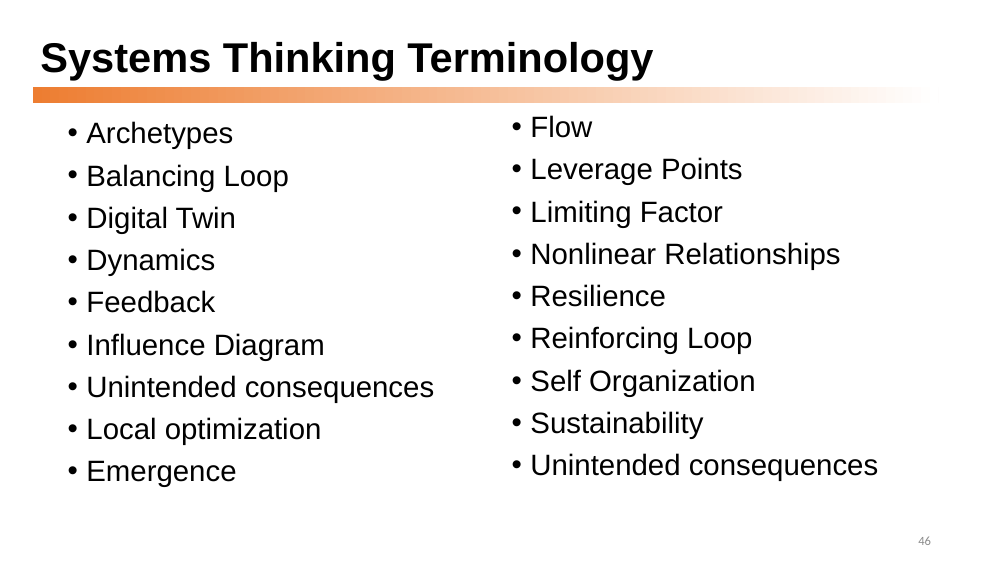
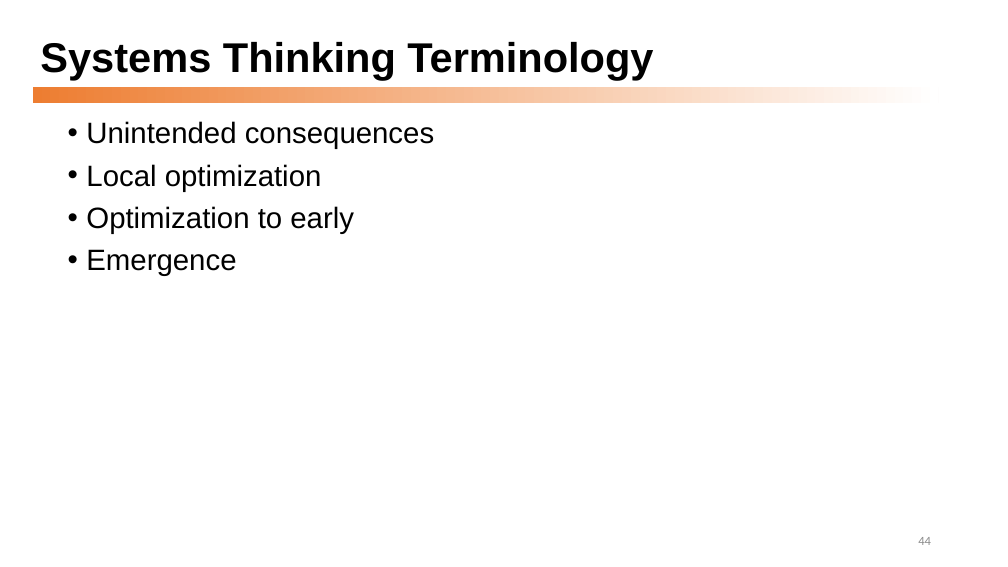
Before and after one commit to dmccreary/graph-systems-thinking, a slide deck: slide 44 of presentations/Graph-Systems-Thinking-Half-Day-Workshop.pptx (slide 46 before the commit). Drawn at 1008x567 pixels with LibreOffice and Linux fonts; fonts in the diff are those of the drawing. Boxes give left, top, right and bottom in pixels: in the first picture for what was removed or moved away, otherwise in the second. Text is boxed around its words. In the diff, an @@ line names an element or a change of style, - is before the commit and + after.

```diff
--- a/presentations/Graph-Systems-Thinking-Half-Day-Workshop.pptx
+++ b/presentations/Graph-Systems-Thinking-Half-Day-Workshop.pptx
@@ text removed at (530, 115, 878, 481) @@
-• Flow
-• Leverage Points
-• Limiting Factor
-• Nonlinear Relationships
-• Resilience
-• Reinforcing Loop
-• Self Organization
-• Sustainability
-• Unintended consequences
@@ text at (86, 121, 325, 361): paragraphs removed @@
-• Archetypes
-• Balancing Loop
-• Digital Twin
-• Dynamics
-• Feedback
-• Influence Diagram
@@ text at (86, 206, 354, 234): paragraph added @@
+• Optimization to early
@@ page number at (918, 537, 931, 545): text changed @@
-46
+44
```
Also in this commit, not shown: 5 other slides changed, 1 slide added, 3 slides removed, 6 other files.
